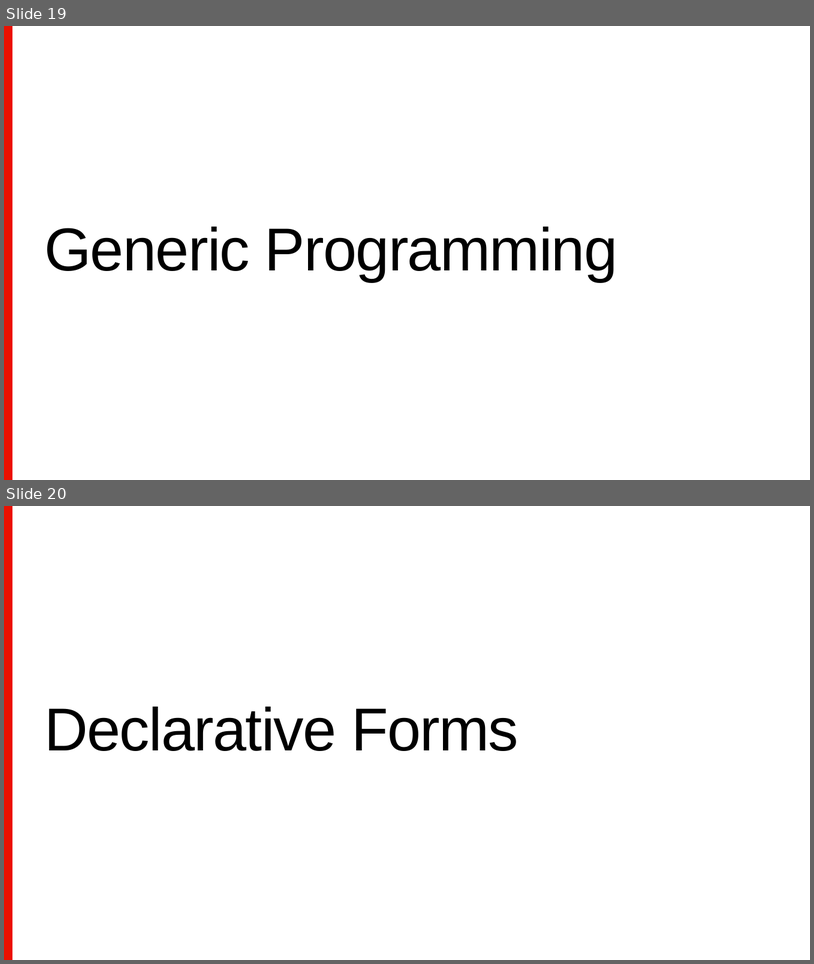
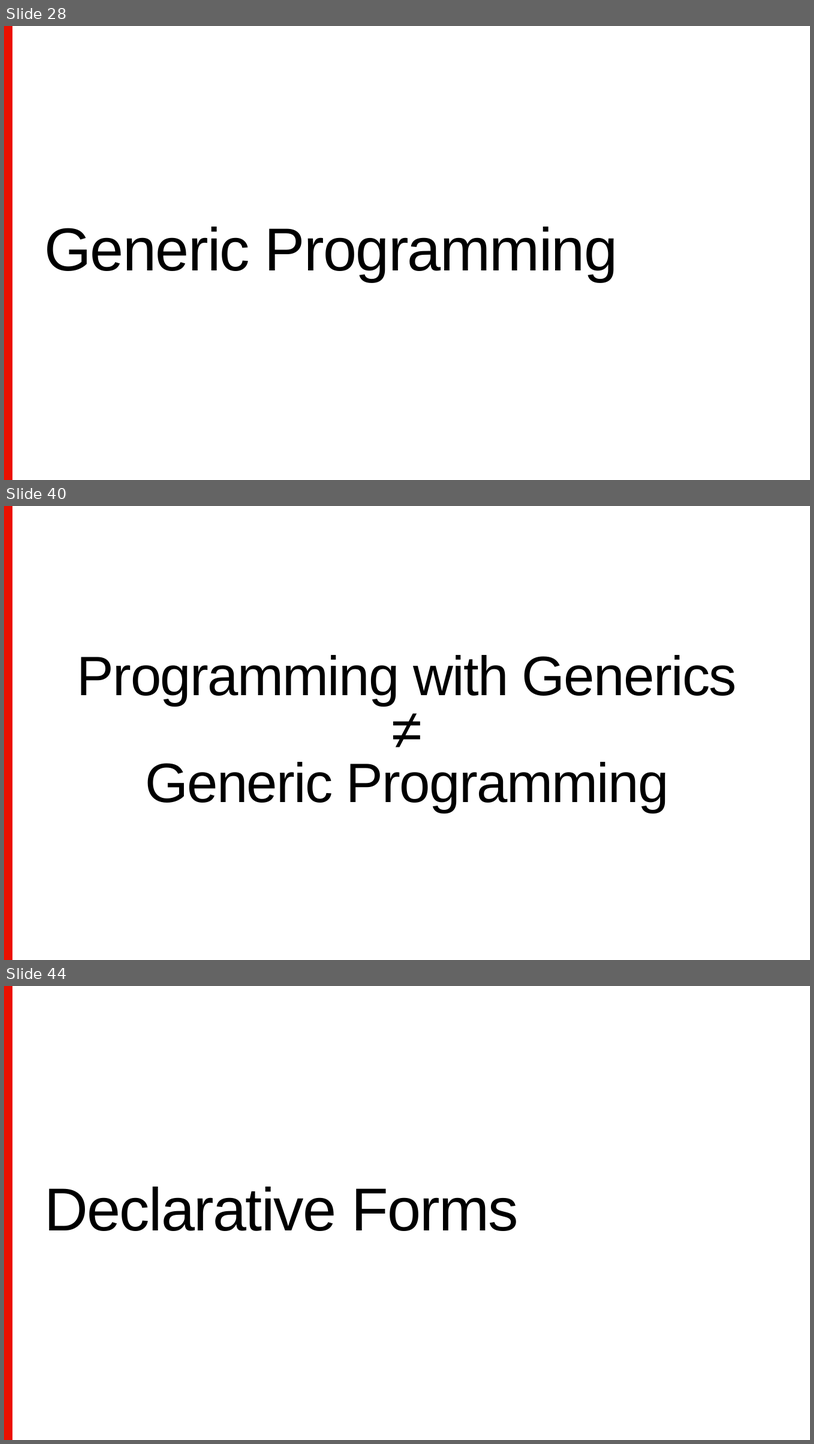
Before and after one commit to sean-parent/sean-parent.github.io, a slide deck: presentations/2025-04-28-are-we-there-yet/2024-04-28-are-we-there-yet.pptx. Shown one above the other, each under a label of ours: slides 19 and 20 before the commit, slides 28, 40 and 44 after it; the slides between them are not shown. The pictures are 814x964 and 814x1444 pixels, drawn with LibreOffice and Linux fonts; fonts in the diff are those of the drawing. Boxes give left, top, right and bottom in pixels: in the first picture for what was removed or moved away, otherwise in the second. Text is boxed around its words. In the diff, an @@ line names an element or a change of style, - is before the commit and + after.

```diff
--- a/presentations/2025-04-28-are-we-there-yet/2024-04-28-are-we-there-yet.pptx
+++ b/presentations/2025-04-28-are-we-there-yet/2024-04-28-are-we-there-yet.pptx
@@ slide 40 added at [4, 506, 810, 960], background #FFFFFF; not listed: 1 template element that a slide beside it also shows @@
@@ title added at [77, 655, 737, 812], 66 pt, text #000000 @@
+Programming with Generics
+≠
+Generic Programming
@@ what was slide 19 is now slide 28 @@
@@ what was slide 20 is now slide 44 @@
```
Also in this commit, not shown: 6 slides changed, 24 other slides added, 1 slide removed, 8 other files.
